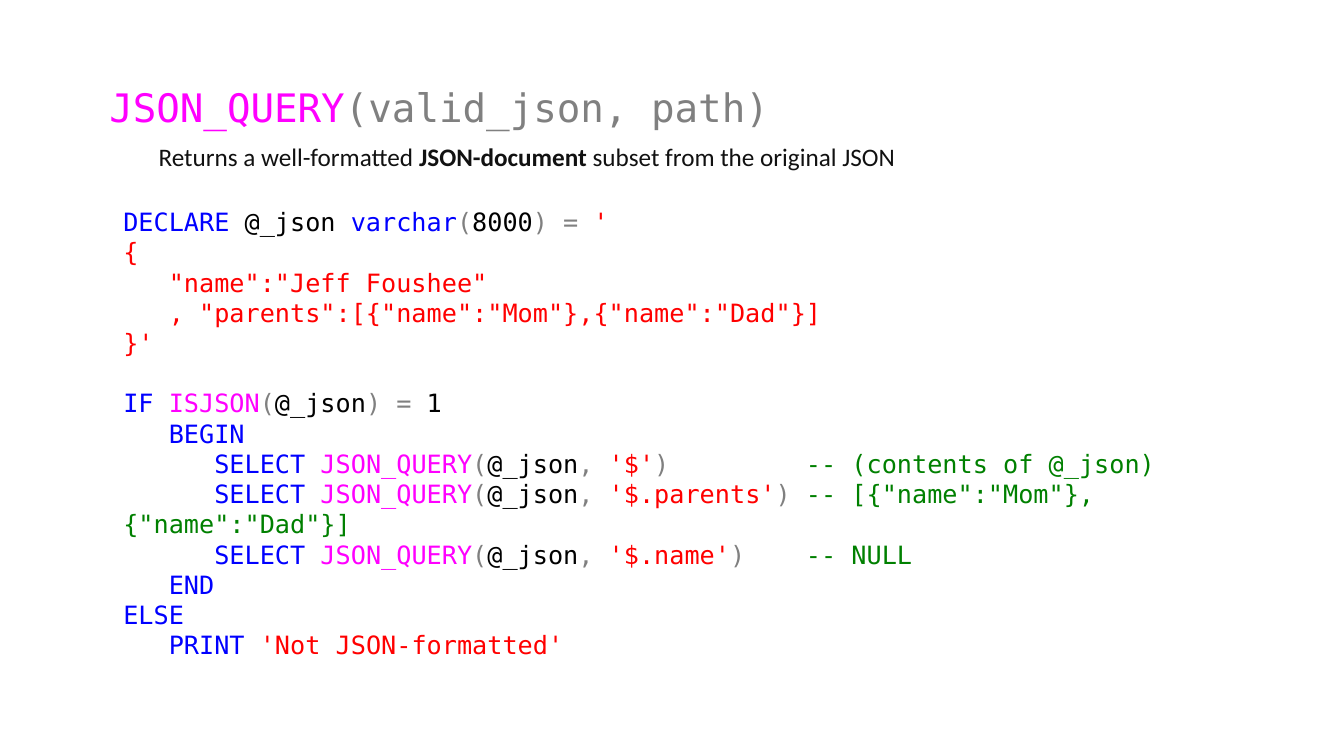
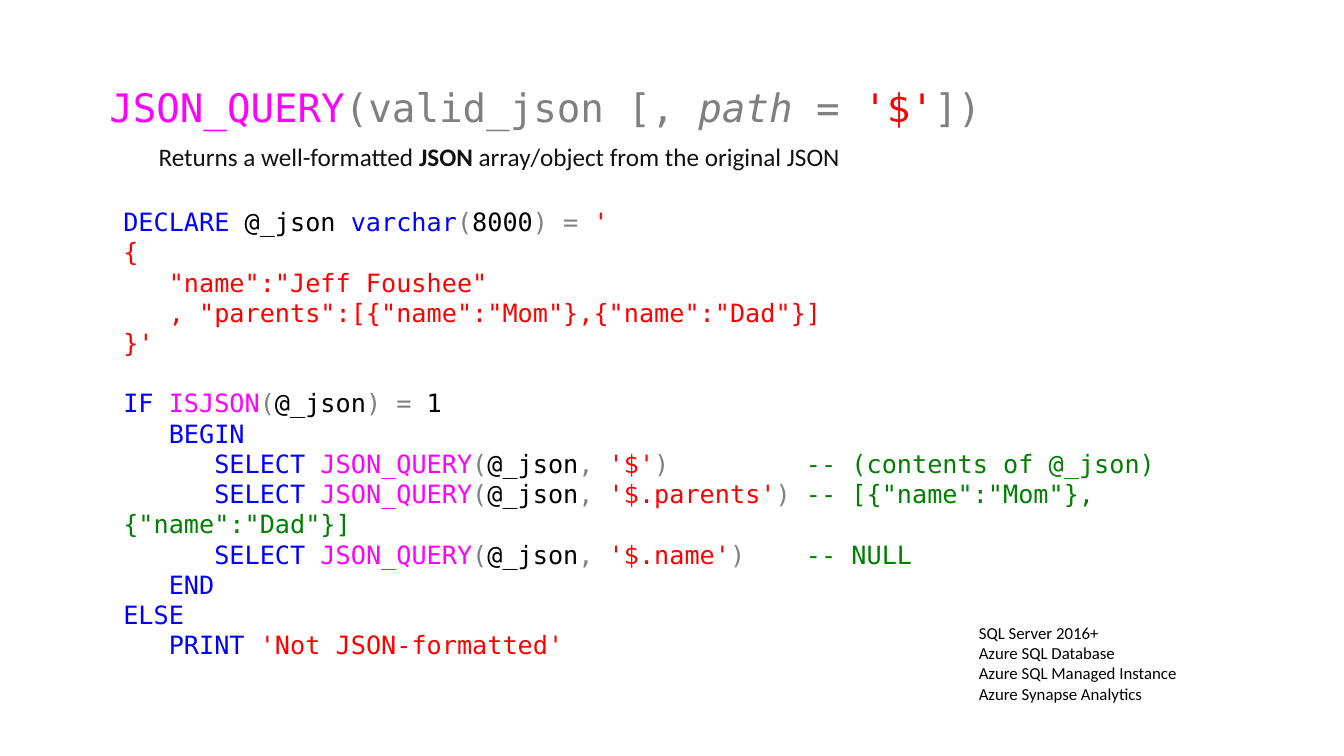
Before and after one commit to jbfoushee/MyPresentations, a slide deck: slide 11 of TSQL_JSON_Operators/TSQL_JSON_Operators.pptx (slide 9 before the commit). Drawn at 1344x756 pixels with LibreOffice and Linux fonts; fonts in the diff are those of the drawing. Boxes give left, top, right and bottom in pixels: in the first picture for what was removed or moved away, otherwise in the second. Text is boxed around its words. In the diff, an @@ line names an element or a change of style, - is before the commit and + after.

```diff
--- a/TSQL_JSON_Operators/TSQL_JSON_Operators.pptx
+++ b/TSQL_JSON_Operators/TSQL_JSON_Operators.pptx
@@ text at box(109, 92, 792, 131): text changed @@
-JSON_QUERY(valid_json, path)
+JSON_QUERY(valid_json [, path = '$'])
@@ text at box(159, 148, 840, 171): text changed @@
-Returns a well-formatted JSON-document subset from the original JSON
+Returns a well-formatted JSON array/object from the original JSON
@@ text added at box(979, 627, 1176, 703), 12 pt, text #000000 @@
+SQL Server 2016+
+Azure SQL Database
+Azure SQL Managed Instance
+Azure Synapse Analytics
```
Also in this commit, not shown: 5 other slides changed, 12 slides added, 6 other files.
